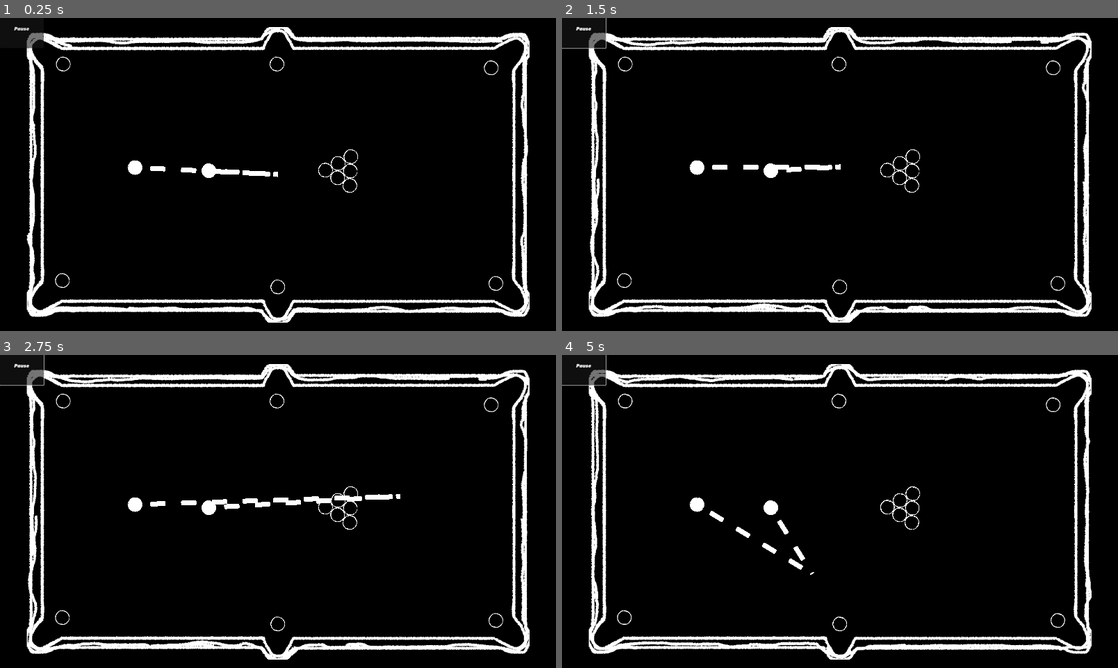
Above: before the commit, frames 1-4 (two rows, left to right).
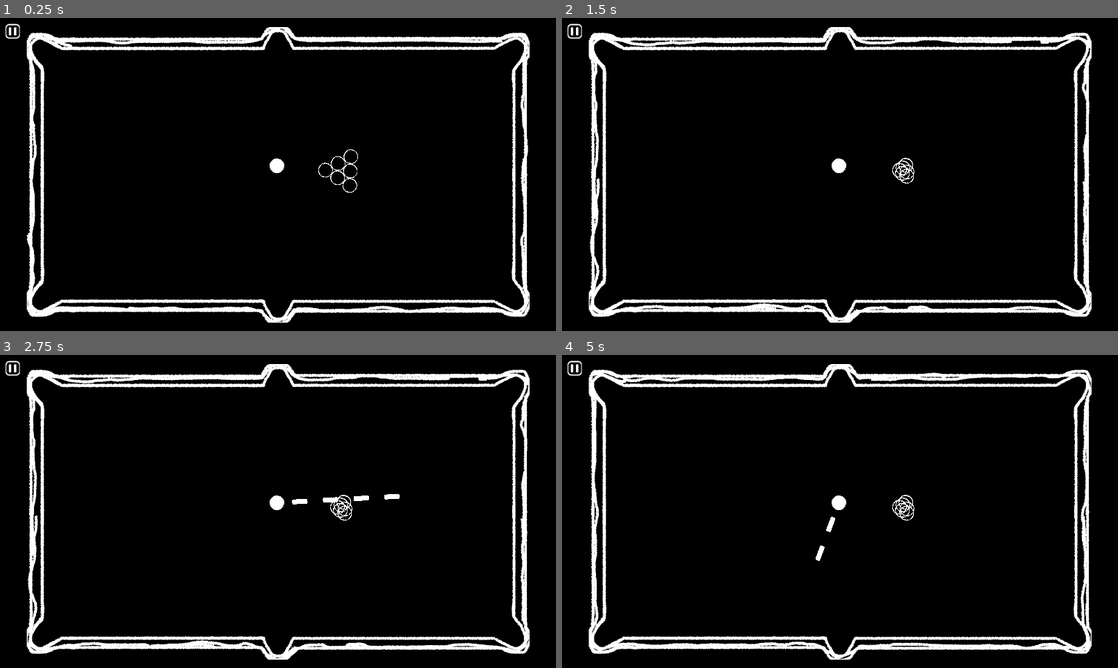
Above: after the commit, the same moments.

Repository: Muirotidua/IMGD1001-Project
Game: Godot game, scene res://scenes/level_one.tscn
The game is run twice, just before and just after one commit, with the same random seed, the same clock (stepped at 60 frames per second) and the same inputs. This scene is started directly instead of the project's main scene.
Inputs (mouse positions are in pixels of both pictures, inside the frame that each line leads up to; where the layout moved, square brackets give the same spot in the first picture):
- Up to frame 1 (0.25 s): no input
- Up to frame 2 (1.5 s): click (573, 30) [584, 30] at 0.5 s; click (840, 165) at 1.25 s, where only the run after the commit has a clickable "Restart Level"
- Up to frame 3 (2.75 s): move the mouse to (400, 495) at 2.02 s; tap I (print_info) at 2.1 s
- Up to frame 4 (5 s): move the mouse to (728, 527) at 2.77 s; tap Backspace (rewind_shot) at 2.85, 4.35 s; move the mouse to (895, 442) at 3.52 s; tap I (print_info) at 3.6 s; move the mouse to (812, 574) at 4.27 s

The runs differ from the first frame. In frame 1, 0.9% of the frame differs, in the area x 1-91%, y 1-89%; in frame 2, 1.2%; in frame 3, 1.4%; in frame 4, 3.3%, in the area x 0-96%, y 0-98%.
Error after the commit: Invalid access to property or key 'try_shoot' on a base object of type 'null instance'. (res://scripts/level_template.gd:22)

Commit message:
level_one remake

Diff:
--- a/scenes/level_one.tscn
+++ b/scenes/level_one.tscn
@@ -1,39 +1,30 @@
-[gd_scene load_steps=7 format=3 uid="uid://cx0vsar1injtx"]
+[gd_scene load_steps=12 format=3 uid="uid://b1wa8qq60femv"]
 
-[ext_resource type="Script" uid="uid://bt2lrd5pgiycu" path="res://scripts/level_one.gd" id="1_cd1xg"]
+[ext_resource type="Script" uid="uid://dleqkbjtonrqa" path="res://scenes/level_one.gd" id="1_4p75b"]
 [ext_resource type="PackedScene" uid="uid://ddqqcgxtevmw2" path="res://scenes/boundary_table.tscn" id="2_r4wdr"]
 [ext_resource type="PackedScene" uid="uid://c3ypj135jxvjd" path="res://scenes/cue_ball.tscn" id="3_bhu28"]
 [ext_resource type="PackedScene" uid="uid://ci5cown6qsyjp" path="res://scenes/eight_ball.tscn" id="4_5rfim"]
-[ext_resource type="PackedScene" uid="uid://crehjvhkkw34v" path="res://scenes/level_paused.tscn" id="5_r4wdr"]
-[ext_resource type="FontFile" uid="uid://c7xlihre0ua45" path="res://Fonts/rubik/Rubik-BlackItalic.ttf" id="6_bhu28"]
+[ext_resource type="PackedScene" path="res://scenes/level_paused.tscn" id="5_r4wdr"]
+[ext_resource type="PackedScene" path="res://scenes/pause_button.tscn" id="6_y8ti4"]
+[ext_resource type="Texture2D" uid="uid://bj82t5dd6pp7y" path="res://visuals/UI/pausebutton.png" id="7_astit"]
+
+[sub_resource type="StyleBoxEmpty" id="StyleBoxEmpty_0ra3k"]
+
+[sub_resource type="StyleBoxEmpty" id="StyleBoxEmpty_cdatj"]
+
+[sub_resource type="StyleBoxEmpty" id="StyleBoxEmpty_un07w"]
+
+[sub_resource type="StyleBoxEmpty" id="StyleBoxEmpty_t0jqh"]
 
 [node name="Level_One" type="Node2D"]
-script = ExtResource("1_cd1xg")
-cue_path = NodePath("Boundary_Table/CueBall")
+process_mode = 3
+script = ExtResource("1_4p75b")
+
+[node name="LevelPaused" parent="." instance=ExtResource("5_r4wdr")]
+visible = false
 
 [node name="Boundary_Table" parent="." instance=ExtResource("2_r4wdr")]
 z_index = -1
-
-[node name="CueBall" parent="Boundary_Table" instance=ExtResource("3_bhu28")]
-position = Vector2(721, 527)
-
-[node name="Ball" parent="Boundary_Table" instance=ExtResource("4_5rfim")]
-position = Vector2(1165, 525)
-
-[node name="Ball2" parent="Boundary_Table" instance=ExtResource("4_5rfim")]
-position = Vector2(1177, 517)
-
-[node name="Ball3" parent="Boundary_Table" instance=ExtResource("4_5rfim")]
-position = Vector2(1175, 536)
-
-[node name="Ball4" parent="Boundary_Table" instance=ExtResource("4_5rfim")]
-position = Vector2(1190, 546)
-
-[node name="Ball5" parent="Boundary_Table" instance=ExtResource("4_5rfim")]
-position = Vector2(1191, 531)
-
-[node name="Ball6" parent="Boundary_Table" instance=ExtResource("4_5rfim")]
-position = Vector2(1187, 508)
 
 [node name="WinText" type="Label" parent="."]
 offset_left = 805.0
@@ -44,32 +35,40 @@
 horizontal_alignment = 1
 
 [node name="CueBall" parent="." instance=ExtResource("3_bhu28")]
-position = Vector2(466, 516)
+position = Vector2(956, 510)
+lm = 1.1
 
 [node name="Ball" parent="." instance=ExtResource("4_5rfim")]
-position = Vector2(1696, 172)
+position = Vector2(1165, 525)
 
 [node name="Ball2" parent="." instance=ExtResource("4_5rfim")]
-position = Vector2(956, 159)
+position = Vector2(1177, 517)
 
 [node name="Ball3" parent="." instance=ExtResource("4_5rfim")]
-position = Vector2(218, 159)
+position = Vector2(1175, 536)
 
 [node name="Ball4" parent="." instance=ExtResource("4_5rfim")]
-position = Vector2(215, 906)
+position = Vector2(1190, 546)
 
 [node name="Ball5" parent="." instance=ExtResource("4_5rfim")]
-position = Vector2(959, 928)
+position = Vector2(1191, 531)
 
 [node name="Ball6" parent="." instance=ExtResource("4_5rfim")]
-position = Vector2(1712, 916)
+position = Vector2(1187, 508)
 
-[node name="LevelPaused" parent="." instance=ExtResource("5_r4wdr")]
-visible = false
+[node name="PausedButton" parent="." instance=ExtResource("6_y8ti4")]
+process_mode = 3
+offset_left = 19.0
+offset_top = 19.0
+offset_right = 127.0
+offset_bottom = 127.0
+scale = Vector2(0.5, 0.5)
+theme_override_styles/normal = SubResource("StyleBoxEmpty_0ra3k")
+theme_override_styles/pressed = SubResource("StyleBoxEmpty_cdatj")
+theme_override_styles/hover = SubResource("StyleBoxEmpty_un07w")
+theme_override_styles/focus = SubResource("StyleBoxEmpty_t0jqh")
+text = ""
+icon = ExtResource("7_astit")
+flat = true
 
-[node name="PausedButton" type="Button" parent="."]
-offset_top = -28.0
-offset_right = 151.0
-offset_bottom = 104.0
-theme_override_fonts/font = ExtResource("6_bhu28")
-text = "Pause"
+[connection signal="pressed" from="PausedButton" to="." method="_on_paused_button_pressed"]
--- a/scenes/level_two.tscn
+++ /dev/null
@@ -1,7 +0,0 @@
-[gd_scene load_steps=2 format=3 uid="uid://djdeofpa286qq"]
-
-[ext_resource type="PackedScene" uid="uid://dih2bhghs70xg" path="res://scenes/level_template.tscn" id="1_dmexl"]
-
-[node name="Level_Two" type="Node2D"]
-
-[node name="Level_Template" parent="." instance=ExtResource("1_dmexl")]
Renamed: scripts/level_one.gd -> scenes/level_one.gd
Not shown, added: scenes/level_one.gd.uid
Not shown: 1 places in scenes/level_template.tscn that only renumber resources
Not shown, removed: scripts/level_one.gd.uid
